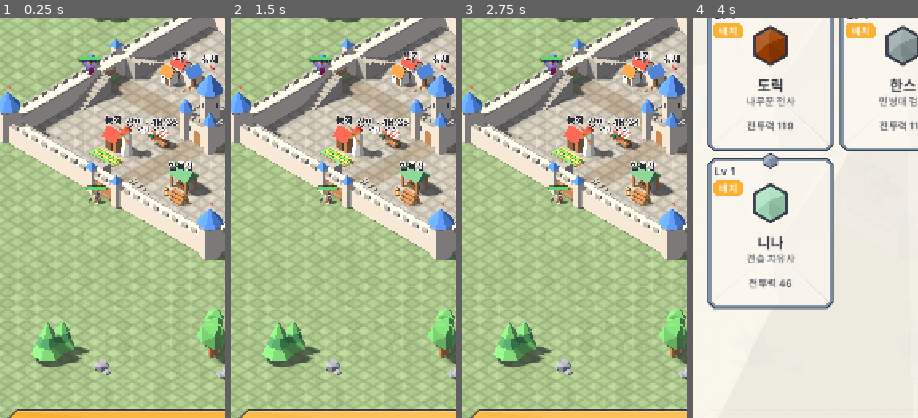
Above: before the commit, frames 1-4 (left to right).
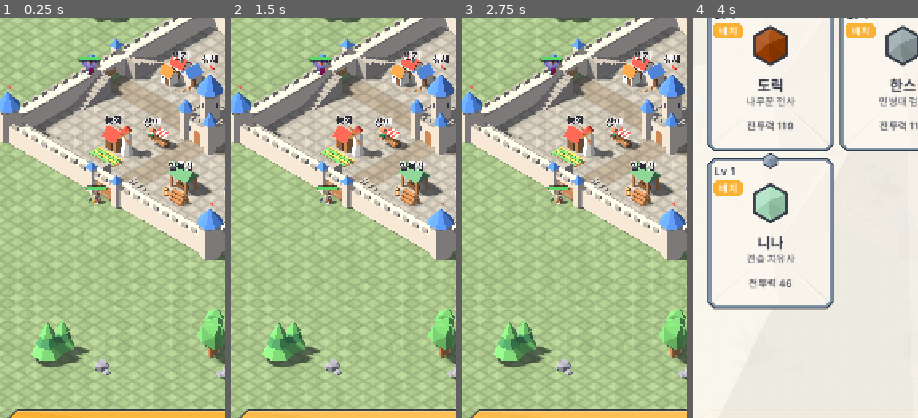
Above: after the commit, the same moments.

Repository: ILSEONG/CastleRPG
Game: Godot game, scene res://scenes/main.tscn
Two runs of this game, one before a commit and one after it. Both use one fixed random seed, a clock stepped at 60 frames per second and the inputs below.
Inputs (mouse positions are % of the whole screen's width and height, from its top left):
- Up to frame 1 (0.25 s): no input
- Up to frame 2 (1.5 s): click "스테이지 진행" at 0.5 s; click "이번 스테이지 후 중지" at 1.25 s
- Up to frame 3 (2.75 s): click "중지 예약됨 (취소)" at 2 s
- Up to frame 4 (4 s): click (12, 96) at 2.77 s; click (38, 96) at 3.52 s
The pictures show only the part of the screen within x 3-53%, y 35-85%; the shares and areas given below are measured in that part.

The runs differ from the first frame. In frame 1, 0.5% of the frame differs, in the area x 55-80%, y 25-29%; in frame 2, 0.5%; in frame 3, 0.5%; in frame 4, less than 0.1%.

Commit message:
fix: merchant name tag shows just the name; countdown and rates stay in the trade window
Co-Authored-By: Claude Opus 5.5 <noreply@anthropic.com>

Diff:
--- a/scripts/buildings.gd
+++ b/scripts/buildings.gd
@@ -17,10 +17,7 @@
 const MOUNTAIN_VARIANTS := 5
 
 var half: float  # 성 내부 절반 크기. 기본값 없음 — main이 add_child 전에 castle.half로 설정
-var merchant_label: Label3D  # 상인 이름표: "상인 · mm:ss"(다음 시세까지) — 매초 갱신
-var merchant_rate_label: Label3D  # 그 아래 줄: 최고 배율 자원 "목재 ×1.4"
-
-var _label_cd := 0.0
+var merchant_label: Label3D  # 상인 이름표 "상인" — 시세·남은 시간은 상인을 눌러 여는 거래 창에서 본다
 
 
 func _ready() -> void:
@@ -29,23 +26,6 @@
 	_place_merchant()
 	_scatter_nature()
 	_ring_mountains()
-
-
-## 상인 이름표: 남은 시간은 매초, 최고 배율 자원은 정시(오프라인)나 서버 시세 갱신(온라인) 때 바뀐다 — 1초마다 확인한다.
-func _process(delta: float) -> void:
-	_label_cd -= delta
-	if _label_cd > 0.0:
-		return
-	_label_cd = 1.0
-	var now := Economy.time_now()
-	var left := floori(Economy.seconds_to_next_rate(now))
-	var text := "상인 · %02d:%02d" % [left / 60, left % 60]
-	if merchant_label.text != text:
-		merchant_label.text = text
-	var best := Economy.best_rate(now)
-	text = "%s ×%.1f" % [GameData.resource(best.id).name, best.rate] if not best.is_empty() else ""
-	if merchant_rate_label.text != text:
-		merchant_rate_label.text = text
 
 
 func _place_building(b: Dictionary) -> void:
@@ -73,8 +53,6 @@
 	cart.position = Balance.MERCHANT_POS + Balance.MERCHANT_CART_OFFSET
 	add_child(cart)
 	merchant_label = _add_label("상인", Balance.MERCHANT_POS + Vector3(0, Art.HEAD_HEIGHT + 0.6, 0))
-	merchant_rate_label = _add_label("", Balance.MERCHANT_POS + Vector3(0, Art.HEAD_HEIGHT + 0.6 - 1.3, 0))  # 이름표 바로 아래 줄
-	merchant_rate_label.font_size = 36
 	var r := Vector3(Balance.MERCHANT_RADIUS, Art.HEAD_HEIGHT, Balance.MERCHANT_RADIUS)
 	var box := AABB(Balance.MERCHANT_POS - Vector3(r.x, 0, r.z), r * 2.0 * Vector3(1, 0.5, 1))  # 상인 기둥
 	box = box.merge(AABB(cart.position + cart.mesh.get_aabb().position, cart.mesh.get_aabb().size))
--- a/scripts/economy.gd
+++ b/scripts/economy.gd
@@ -248,15 +248,6 @@
 	for r in GameData.resources():
 		out.append({"id": r.id, "rate": current_rate(r.id, now)})
 	return out
-
-
-## 배율이 가장 높은 자원 {id, rate}. 같으면 자원 순서(목재 → 석재 → 식량)에서 앞선 쪽.
-func best_rate(now: float) -> Dictionary:
-	var best := {}
-	for e in current_rates(now):
-		if best.is_empty() or e.rate > best.rate:
-			best = e
-	return best
 
 
 func seconds_to_next_rate(now: float) -> float:
--- a/tests/online_check.gd
+++ b/tests/online_check.gd
@@ -157,9 +157,7 @@
 	_check(Economy.res["wood"] == 0 and Economy.server_gold_tenths == gold0 + gain and Economy.gold_tenths == gold0 + gain and Net.requested.get("/v1/sell", 0) == sell0 + 1,
 		"(e) one sell request: wood 0, server gold + floor(100 x price x server rate)", "gold=%d expect=%d requests=%d" % [Economy.server_gold_tenths, gold0 + gain, Net.requested.get("/v1/sell", 0) - sell0])
 	_panel.close()
-	await get_tree().create_timer(1.2).timeout
-	var best: Dictionary = Economy.best_rate(Economy.time_now())
-	_check(_scenery.merchant_label.text.begins_with("상인 · ") and _scenery.merchant_rate_label.text == "%s ×%.1f" % [GameData.resource(best.id).name, best.rate], "(e) merchant name tag shows the countdown and the best server rate", "label=%s / %s" % [_scenery.merchant_label.text, _scenery.merchant_rate_label.text])
+	_check(_scenery.merchant_label.text == "상인", "(e) merchant name tag is just the name (rates and countdown live in the trade window)", "label=%s" % _scenery.merchant_label.text)
 
 	# (f) next_change가 지나면 /v1/player로 시세를 한 번 갱신한다
 	var p0: int = Net.requested.get("/v1/player", 0)
--- a/tests/run_tests.gd
+++ b/tests/run_tests.gd
@@ -1477,18 +1477,10 @@
 	var gw: int = e.sell("wood", now)
 	var gf: int = e.sell("food", now)
 	check(gw == EconomyScript.sell_value("wood", 100, EconomyScript.merchant_rate(h, "wood")) and gf == EconomyScript.sell_value("food", 100, EconomyScript.merchant_rate(h, "food")) and gw != gf, "sell uses that resource's own rate (same price, different rates)")
-	# 최고 배율: 동률이면 목재 → 석재 → 식량
-	var b = e.best_rate(now)
-	var top := 0.0
-	for r in e.current_rates(now):
-		top = maxf(top, r.rate)
-	check(b.rate == top and e.current_rate(b.id, now) == top, "best_rate is the highest")
 	e.net = null
-	e.merchant = {"rates": {"wood": 1.0, "stone": 1.4, "food": 1.4}, "next_change": now + 10.0}
+	e.merchant = {"rates": {"wood": 1.0, "stone": 1.4, "food": 1.2}, "next_change": now + 10.0}
 	e.net = e  # 온라인 흉내(net != null)
-	check(e.best_rate(now).id == "stone" and e.current_rate("food", now) == 1.4, "online rates are used; a tie picks the earlier resource")
-	e.merchant = {"rates": {"wood": 1.4, "stone": 1.4, "food": 1.4}, "next_change": now + 10.0}
-	check(e.best_rate(now).id == "wood", "a three-way tie picks wood")
+	check(e.current_rate("stone", now) == 1.4 and e.current_rate("food", now) == 1.2, "online rates are used per resource")
 	e.net = null
 	# 서버 응답 검사: 자원 하나라도 빠지면 거부
 	var logged := _errors.count
Not shown, changed: docs/superpowers/specs/2026-10-01-castlerpg-levelup-merchant-dmg-design.md
